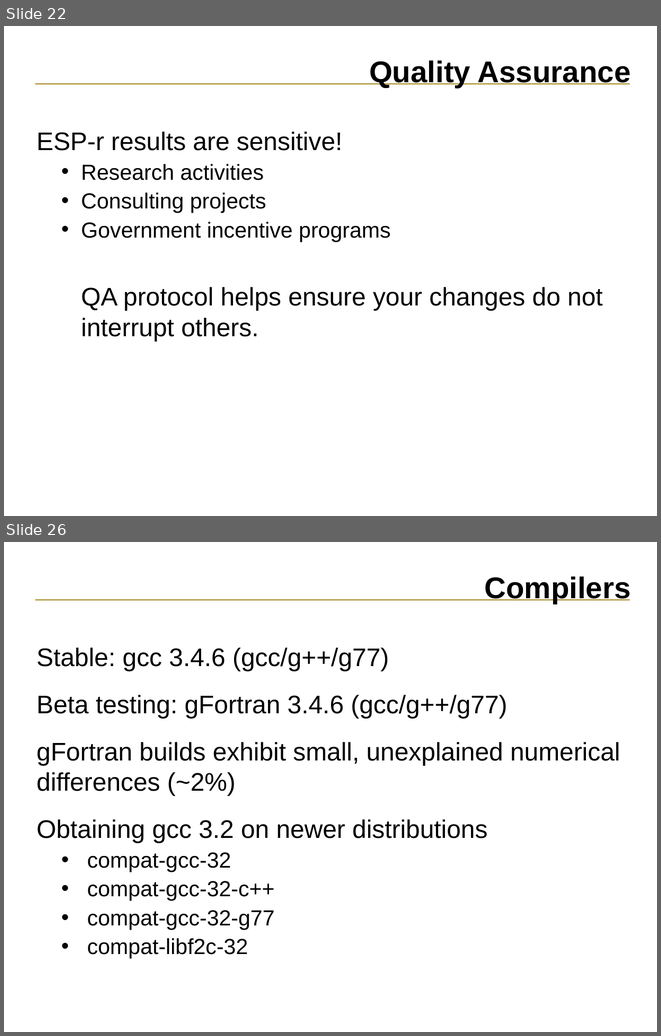
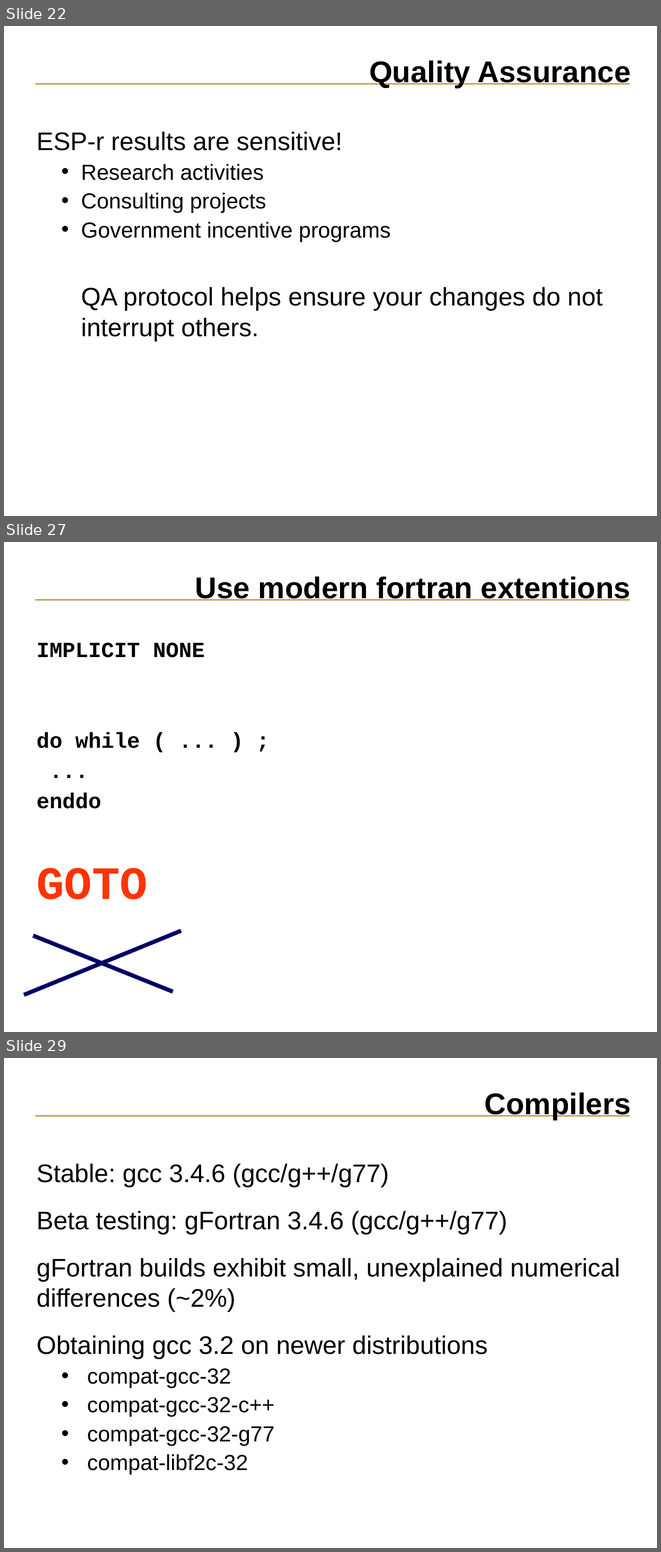
Before and after one commit to ESP-rCommunity/ESPrExtras, a slide deck: training/NRCan_course_materials/svn_tutorial/ESP-r_source_code.ppt. Shown one above the other, each under a label of ours: slides 22 and 26 before the commit, slides 22, 27 and 29 after it; the slides between them are not shown. The pictures are 661x1036 and 661x1552 pixels, drawn with LibreOffice and Linux fonts; fonts in the diff are those of the drawing. Boxes give left, top, right and bottom in pixels: in the first picture for what was removed or moved away, otherwise in the second. Text is boxed around its words. In the diff, an @@ line names an element or a change of style, - is before the commit and + after.

```diff
--- a/training/NRCan_course_materials/svn_tutorial/ESP-r_source_code.ppt
+++ b/training/NRCan_course_materials/svn_tutorial/ESP-r_source_code.ppt
@@ slide 27 added at <box>4,542,657,1032</box>, background #FFFFFF; not listed: 1 template element that a slide beside it also shows @@
@@ title added at <box>195,576,630,601</box>, 33 pt, text #000000, bold @@
+Use modern fortran extentions
@@ text added at <box>36,642,205,899</box>, 23.8 pt, text #000000, bold @@
+IMPLICIT NONE
+do while ( ... ) ;
+...
+enddo
+GOTO
@@ line added from (24, 995) to (181, 930), #000066 4.51 pt @@
@@ line added from (33, 935) to (173, 991), #000066 4.51 pt @@
@@ what was slide 26 is now slide 29 @@
```
Also in this commit, not shown: 3 slides changed, 2 other slides added.
